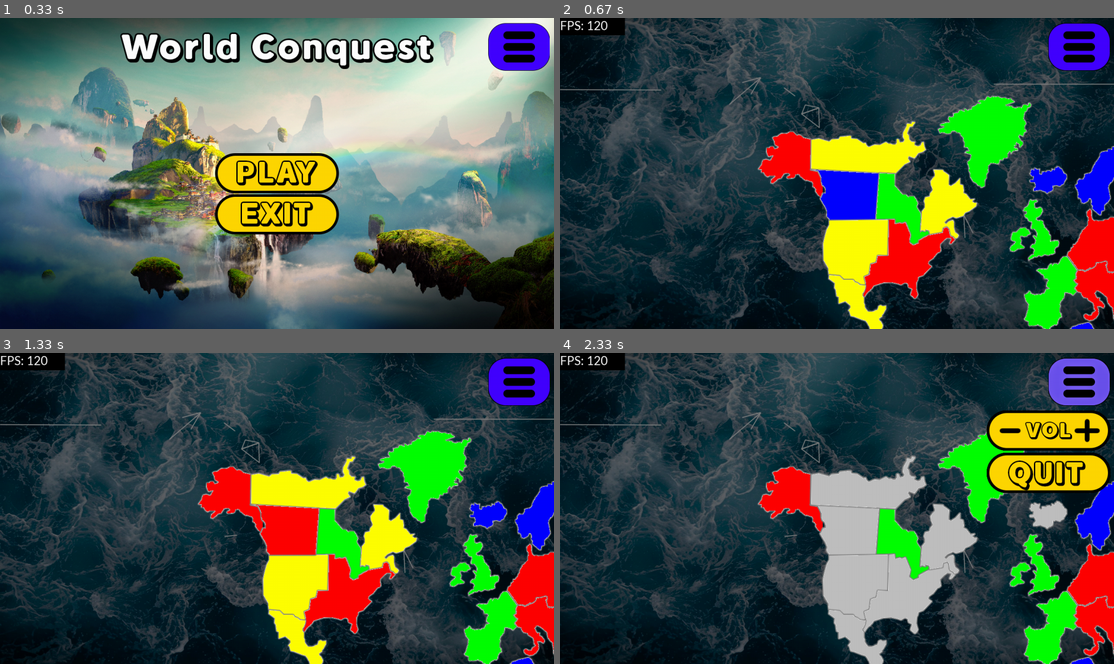
Above: before the commit, frames 1-4 (two rows, left to right).
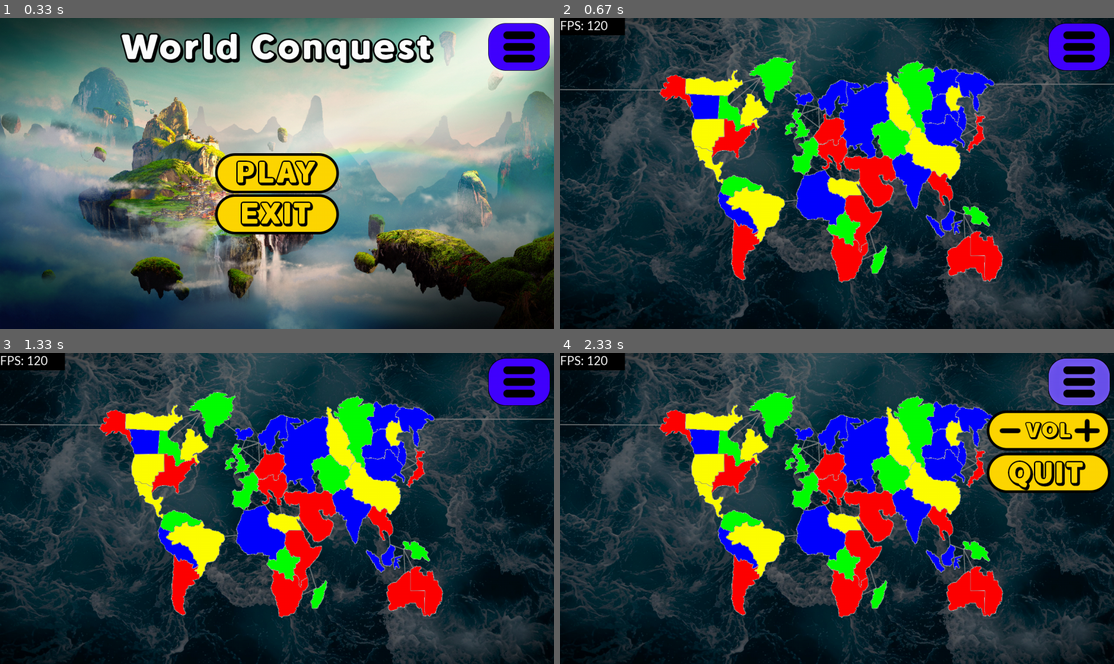
Above: after the commit, the same moments.

Repository: SWE2024/project-pygame
Game: pygame game, started from main.py
The game is run twice, just before and just after one commit, with the same random seed, the same clock (stepped at 60 frames per second) and the same inputs.
Inputs (mouse positions are in pixels of both pictures, inside the frame that each line leads up to):
- Up to frame 1 (0.33 s): no input
- Up to frame 2 (0.67 s): click (837, 173) at 0.38 s
- Up to frame 3 (1.33 s): click (277, 530) at 0.72 s
- Up to frame 4 (2.33 s): click (1080, 384) at 2.05 s

Frame 1 is identical in both runs. In frame 2, 34% of the frame differs, in the area x 17-100%, y 12-100%; in frame 3, 34%; in frame 4, 33%.

Commit message:
no more stutter on country click

Diff:
--- a/globals.py
+++ b/globals.py
@@ -4,5 +4,5 @@
 from pygame import mixer
 from enum import Enum
 
-pygame.init()
-screen = pygame.display.set_mode((2560, 1440), pygame.FULLSCREEN, vsync=0)
+# pygame.init()
+# screen = pygame.display.set_mode((2560, 1440), pygame.FULLSCREEN, vsync=0)
--- a/main.py
+++ b/main.py
@@ -3,6 +3,8 @@
 import os
 from pygame import mixer
 from enum import Enum
+
+from globals import *
 
 """
 INITIALISE
@@ -26,8 +28,7 @@
 display_height = display_info.current_h
 
 def resize_all(list_of_countries):
-    new_width = screen.get_width()
-    new_height = screen.get_height()
+    new_width, new_height = screen.get_width(), screen.get_height()
     screen.fill('black')
     current_ocean = pygame.transform.scale(imgOcean, (new_width, new_height))
     screen.blit(current_ocean, (0, 0))
@@ -35,7 +36,7 @@
     screen.blit(current_connections, (0, 0))
 
     for country in list_of_countries:
-        country.set_image(new_width, new_height)
+        country.resize_image(country.get_image(), new_width, new_height)
         screen.blit(country.get_image(), (0, 0))
 
 def country_fill(country, colour_from, colour_to):
@@ -93,11 +94,17 @@
     def get_image(self):
         return self.new_image
 
-    def set_image(self, x, y):
-        #self.new_image = pygame.transform.scale(self.image.convert_alpha(), (x, y))
-        self.new_image = self.image
-        #self.mask = pygame.mask.from_surface(self.image)
+    def set_image(self):
         return
+
+    def resize_image(self, image, new_width, new_height):
+        if new_width == 2560:
+            return
+        else:
+            self.new_image = pygame.transform.scale(image, (new_width * (self.image.get_width() / 2560), new_height * (self.image.get_height() / 1440)))
+            self.mask = pygame.mask.from_surface(self.new_image)
+            # resizes by a percentage of the previous width and height
+            return
 
     def get_mask(self):
         return self.mask
@@ -120,14 +127,15 @@
     def get_colour(self):
         return self.colour
 
-    def set_colour(self, colour_from, colour_to, x, y):
+    def set_colour(self, colour_from, colour_to):
         if colour_to.value in list_of_colours:
-            self.image = country_fill(self.image, colour_from.value, colour_to.value)
-            self.set_image(x, y)
+            self.image_new = country_fill(self.new_image, colour_from.value, colour_to.value)
             if colour_to == Colour.HIGHLIGHTED:
                 return
             else:
                 self.colour = colour_to
+        else:
+            raise Exception('colour doesnt exist')
         return
 
     def get_selected(self):
@@ -412,15 +420,11 @@
                 screen.blit(btnSettingsHover, (screen.get_width() - 144 - 10, 10))
 
             for event in pygame.event.get():
-                if event.type == pygame.QUIT:
-                    running = False
-                    return
-
                 if event.type == pygame.MOUSEBUTTONDOWN:
                     if areaPlayBtn.collidepoint(event.pos):
                         sfxPlay.play()
                         self.current_page = self.game
-                        #resize_all(list_of_countries)
+                        resize_all(list_of_countries)
                         volume = mixer.music.get_volume()
                         change_music(current_path + '/assets/music/musicBackground.mp3')
                         mixer.music.set_volume(volume)
@@ -482,6 +486,10 @@
                             screen = pygame.display.set_mode((0, 0), pygame.FULLSCREEN, vsync=0)
                             current_background = pygame.transform.scale(imgBackground, (screen.get_width(), screen.get_height()))
                             self.fullscreen = True
+
+                if event.type == pygame.QUIT:
+                    running = False
+                    return
 
             # fps.render(screen) # uncomment for debugging
             pygame.display.flip()
@@ -565,7 +573,7 @@
             """
             # pygame.draw.rect(screen, (0, 0, 0, 255), pygame.Rect(0, 0, 100, 25))  # prevents FPS values overlapping
             # fps.render(screen) # uncomment for debugging
-            pygame.display.update(pygame.Rect(0, 0, 100, 25))
+            # pygame.display.update(pygame.Rect(0, 0, 100, 25))
             pygame.display.update(pygame.Rect(screen.get_width() - 289 - 10, 0, 304, 332))
 
     def game(self):
@@ -582,11 +590,11 @@
 
         width, height = screen.get_width(), screen.get_height()
 
-        for country in list_of_countries:
+        for country in list_of_countries: # give all countries a random owner
             rnd = random.randint(0, len(list_of_players) - 1)
             owner = list_of_players[rnd]
             country.set_owner(owner)
-            country.set_colour(country.get_colour(), owner.get_colour(), width, height)
+            country.set_colour(country.get_colour(), owner.get_colour())
             screen.blit(country.get_image(), (0, 0))
 
         while 1:
@@ -595,20 +603,7 @@
 
             # insert game logic here
 
-            areaSettingsBtn = pygame.Rect(screen.get_width() - 144 - 10, 10, 144, 122)  # offset 10px from the edge of the screen
-            screen.blit(btnSettings, (screen.get_width() - 144 - 10, 10))
-
-            cursor_pos = pygame.mouse.get_pos()
-            if areaSettingsBtn.collidepoint(cursor_pos):
-                screen.blit(btnSettingsHover, (screen.get_width() - 144 - 10, 10))
-
             for event in pygame.event.get():
-
-
-                if event.type == pygame.QUIT:
-                    running = False
-                    return
-
                 if event.type == pygame.MOUSEBUTTONDOWN:
                     """
                     if you are reading this i apologise in advance
@@ -617,56 +612,62 @@
                     """
                     width, height = screen.get_width(), screen.get_height()
                     x, y = event.pos[0], event.pos[1]
+                    all_valid_countries = []
                     for country in list_of_countries:
                         try:
                             if country.get_mask().get_at((x, y)):
-                                if stack[-1] == country:
-                                    # clicked the same country
-                                    for neighbour in graph[country]:
-                                        neighbour.set_colour(Colour.HIGHLIGHTED, neighbour.get_colour(), width, height)
-                                        screen.blit(neighbour.get_image(), (0, 0))
-                                    stack.clear() # unhighlights all areas if owned area clicked twice
-
-                                elif (country.get_colour() != current_player.get_colour()) and (country in graph.get(stack[-1])):
-                                    # attacking a country
-                                    sfxConquer.play()
-                                    country.set_owner(current_player)
-                                    country.set_colour(Colour.HIGHLIGHTED, current_player.get_colour(), width, height)
-                                    for neighbour in graph[stack[-1]]:
-                                        neighbour.set_colour(Colour.HIGHLIGHTED, neighbour.get_colour(), width, height)
-                                        screen.blit(neighbour.get_image(), (0, 0))
-                                    current_player = switch_player()
-                                    stack.clear() # unhighlights all areas if owned area clicked twice
-
-                                elif (country.get_colour() != current_player.get_colour()) and (country not in graph.get(stack[-1])):
-                                    # clicking unowned territory that isnt nearby
+                                all_valid_countries.append(country) # adds the clicked country to a variable
+                                # if this line does not exist you may get an error in the try catch and the loop will not continue
+                        except IndexError:
+                            pass
+
+                        for country in all_valid_countries:
+                            if len(stack) == 0:
+                                # nothing is selected // passes if not clicking owned territory
+                                if country.get_owner() != current_player:
                                     pass
-
-                                elif (stack[-1].get_owner() == current_player):
-                                    # not unselecting the country, and not attacking another
-                                    for neighbour in graph[stack[-1]]:
-                                        neighbour.set_colour(Colour.HIGHLIGHTED, neighbour.get_colour(), width, height)
-                                        screen.blit(neighbour.get_image(), (0, 0))
+                                else:
                                     for neighbour in graph[country]:
                                         if neighbour.get_colour() != current_player.get_colour():
-                                            neighbour.set_colour(neighbour.get_colour(), Colour.HIGHLIGHTED, width, height)
+                                            neighbour.set_colour(neighbour.get_colour(), Colour.HIGHLIGHTED)
                                             screen.blit(neighbour.get_image(), (0, 0))
-                                    stack.pop()
                                     stack.append(country)
 
-                                else:
-                                    pass
-
-                        except IndexError:
-                            # nothing is selected // passes if not clicking owned territory
-                            if country.get_owner() != current_player:
+                            elif stack[-1] == country:
+                                # clicked the same country
+                                for neighbour in graph[country]:
+                                    neighbour.set_colour(Colour.HIGHLIGHTED, neighbour.get_colour())
+                                    screen.blit(neighbour.get_image(), (0, 0))
+                                stack.clear() # unhighlights all areas if owned area clicked twice
+
+                            elif (country.get_colour() != current_player.get_colour()) and (country in graph.get(stack[-1])):
+                                # attacking a country
+                                sfxConquer.play()
+                                country.set_owner(current_player)
+                                country.set_colour(Colour.HIGHLIGHTED, current_player.get_colour())
+                                for neighbour in graph[stack[-1]]:
+                                    neighbour.set_colour(Colour.HIGHLIGHTED, neighbour.get_colour())
+                                    screen.blit(neighbour.get_image(), (0, 0))
+                                current_player = switch_player()
+                                stack.clear() # unhighlights all areas if owned area clicked twice
+
+                            elif (country.get_colour() != current_player.get_colour()) and (country not in graph.get(stack[-1])):
+                                # clicking unowned territory that isnt nearby
                                 pass
-                            else:
+
+                            elif (stack[-1].get_owner() == current_player):
+                                # not unselecting the country, and not attacking another
+                                for neighbour in graph[stack[-1]]:
+                                    neighbour.set_colour(Colour.HIGHLIGHTED, neighbour.get_colour())
+                                    screen.blit(neighbour.get_image(), (0, 0))
                                 for neighbour in graph[country]:
                                     if neighbour.get_colour() != current_player.get_colour():
-                                        neighbour.set_colour(neighbour.get_colour(), Colour.HIGHLIGHTED, width, height)
+                                        neighbour.set_colour(neighbour.get_colour(), Colour.HIGHLIGHTED)
                                         screen.blit(neighbour.get_image(), (0, 0))
+                                stack.pop()
                                 stack.append(country)
+
+                        all_valid_countries.clear()
 
                     if areaSettingsBtn.collidepoint(event.pos):
                         self.current_page = self.game_settings
@@ -677,11 +678,22 @@
                         if self.fullscreen:
                             screen = pygame.display.set_mode((1280, 720), pygame.RESIZABLE, vsync=0)
                             self.fullscreen = False
-                            #resize_all(list_of_countries)
+                            resize_all(list_of_countries)
                         else:
                             screen = pygame.display.set_mode((0, 0), pygame.FULLSCREEN, vsync=0)
                             self.fullscreen = True
-                            #resize_all(list_of_countries)
+                            resize_all(list_of_countries)
+
+                if event.type == pygame.QUIT:
+                    running = False
+                    return
+
+            areaSettingsBtn = pygame.Rect(screen.get_width() - 144 - 10, 10, 144, 122)  # offset 10px from the edge of the screen
+            screen.blit(btnSettings, (screen.get_width() - 144 - 10, 10))
+
+            cursor_pos = pygame.mouse.get_pos()
+            if areaSettingsBtn.collidepoint(cursor_pos):
+                screen.blit(btnSettingsHover, (screen.get_width() - 144 - 10, 10))
 
             pygame.draw.rect(screen, (0, 0, 0, 255), pygame.Rect(0, 0, 150, 40))  # prevents FPS values overlapping
             fps.render(screen) # uncomment for debugging
@@ -693,31 +705,7 @@
         while 1:
             dt = clock.tick(165) * 0.001  # limit fps to 165 in game
 
-            areaAudioBtnPlus = pygame.Rect(screen.get_width() - 289 - 15 + 144.5, 132, 144.5, 90) # +144.5 to make as its half of 289
-            areaAudioBtnMinus = pygame.Rect(screen.get_width() - 289 - 15, 132, 144.5, 90)
-            screen.blit(btnAudio, (screen.get_width() - 289 - 15, 132))
-
-            areaQuitBtn = pygame.Rect(screen.get_width() - 289 - 15, 230, 289, 90)
-            screen.blit(btnQuit, (screen.get_width() - 289 - 15, 230))
-
-            areaSettingsBtn = pygame.Rect(screen.get_width() - 144 - 10, 10, 144, 122)  # offset 10px from the edge of the screen
-            screen.blit(btnSettings, (screen.get_width() - 144 - 10, 10))
-
-
-            cursor_pos = pygame.mouse.get_pos()
-            if areaAudioBtnPlus.collidepoint(cursor_pos) or areaAudioBtnMinus.collidepoint(cursor_pos):
-                screen.blit(btnAudioHover, (screen.get_width() - 289 - 15, 132))
-            elif areaQuitBtn.collidepoint(cursor_pos):
-                screen.blit(btnQuitHover, (screen.get_width() - 289 - 15, 230))
-            elif areaSettingsBtn.collidepoint(cursor_pos):
-                screen.blit(btnSettingsHover, (screen.get_width() - 144 - 10, 10))
-
-
             for event in pygame.event.get():
-                if event.type == pygame.QUIT:
-                    running = False
-                    return
-
                 if event.type == pygame.MOUSEBUTTONDOWN:
                     volume = mixer.music.get_volume()
                     # increase the volume
@@ -738,16 +726,36 @@
                         self.current_page = self.game
                         return
 
-                if event.type == pygame.KEYDOWN:
+                elif event.type == pygame.KEYDOWN:
                     if event.key == self.fullscreen_key:
                         if self.fullscreen:
                             screen = pygame.display.set_mode((1280, 720), pygame.RESIZABLE, vsync=0)
                             self.fullscreen = False
-                            #resize_all(list_of_countries)
+                            resize_all(list_of_countries)
                         else:
                             screen = pygame.display.set_mode((0, 0), pygame.FULLSCREEN, vsync=0)
                             self.fullscreen = True
-                            #resize_all(list_of_countries)
+                            resize_all(list_of_countries)
+
+                elif event.type == pygame.QUIT:
+                    running = False
+                    return
+
+                screen.blit(btnAudio, (screen.get_width() - 289 - 15, 132))
+                screen.blit(btnQuit, (screen.get_width() - 289 - 15, 230))
+                screen.blit(btnSettings, (screen.get_width() - 144 - 10, 10))
+
+                cursor_pos = event.pos
+                areaSettingsBtn = pygame.Rect(screen.get_width() - 144 - 10, 10, 144, 122)  # offset 10px from the edge of the screen
+                areaAudioBtnPlus = pygame.Rect(screen.get_width() - 289 - 15 + 144.5, 132, 144.5, 90) # +144.5 to make as its half of 289
+                areaAudioBtnMinus = pygame.Rect(screen.get_width() - 289 - 15, 132, 144.5, 90)
+                areaQuitBtn = pygame.Rect(screen.get_width() - 289 - 15, 230, 289, 90)
+                if areaAudioBtnPlus.collidepoint(cursor_pos) or areaAudioBtnMinus.collidepoint(cursor_pos):
+                    screen.blit(btnAudioHover, (screen.get_width() - 289 - 15, 132))
+                elif areaQuitBtn.collidepoint(cursor_pos):
+                    screen.blit(btnQuitHover, (screen.get_width() - 289 - 15, 230))
+                elif areaSettingsBtn.collidepoint(cursor_pos):
+                    screen.blit(btnSettingsHover, (screen.get_width() - 144 - 10, 10))
 
             """
             render only the button area, to improve performance and reduce unnecessary rendering
Binary file changed: assets/countries/map1/country13.png
Binary file changed: assets/countries/map1/country15.png
Binary file changed: assets/countries/map1/country16.png
Binary file changed: assets/countries/map1/country17.png
Binary file changed: assets/countries/map1/country18.png
Binary file changed: assets/countries/map1/country19.png
Binary file changed: assets/countries/map1/country20.png
Binary file changed: assets/countries/map1/country21.png
Binary file changed: assets/countries/map1/country22.png
Binary file changed: assets/countries/map1/country23.png
Binary file changed: assets/countries/map1/country24.png
Binary file changed: assets/countries/map1/country25.png
(and 19 more such lines)
